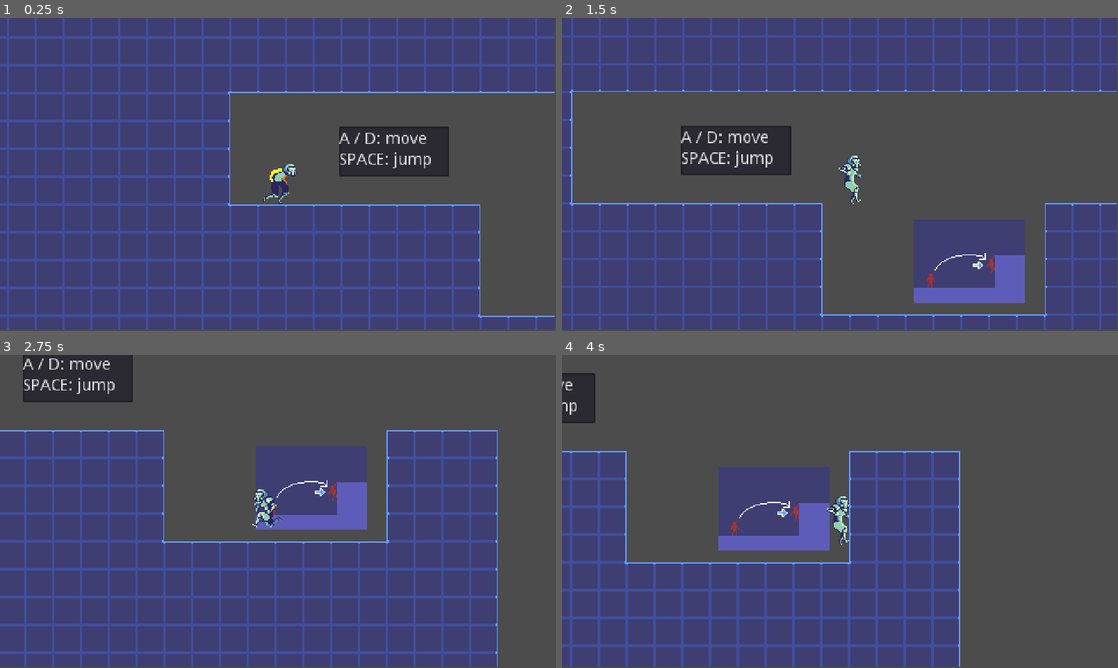
Above: before the commit, frames 1-4 (two rows, left to right).
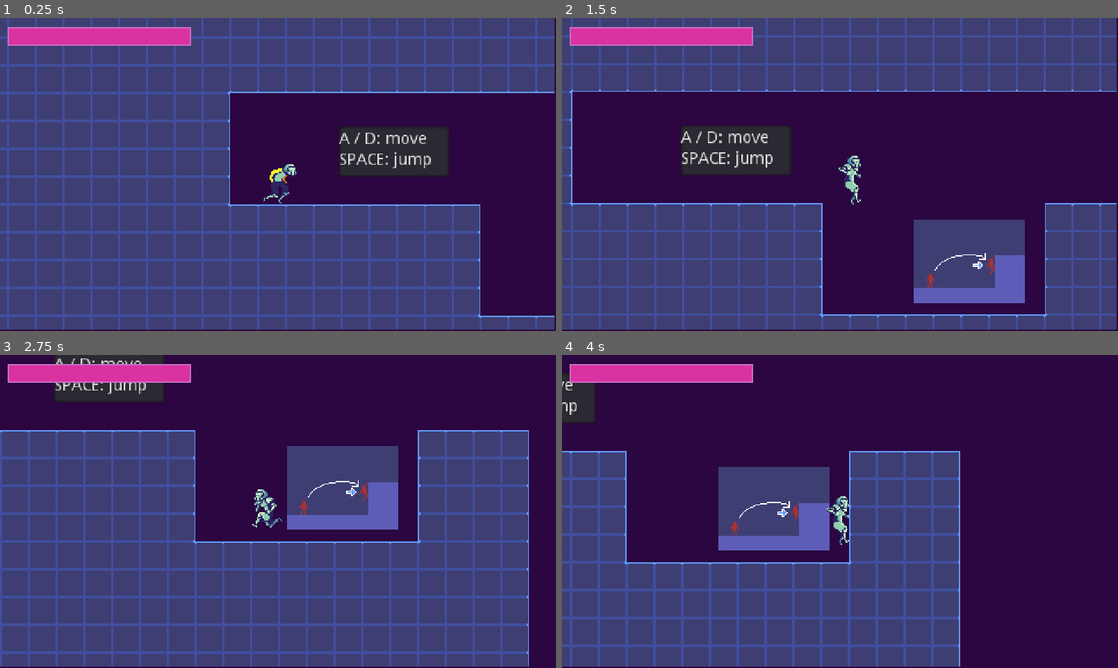
Above: after the commit, the same moments.

Repository: TKnowland/MetroidvaniaProject
Game: Godot game, scene res://scenes/world/Game.tscn
Same seed, same stepped clock (60 frames per second), same inputs: the game is played once before the commit and once after it.
Inputs:
- Up to frame 1 (0.25 s): no input
- Up to frame 2 (1.5 s): hold Right (ui_right) from 0.53 s (still down); tap Space (jump) at 0.6, 0.77, 1.07 s; tap Shift (jetpack) at 1.35 s
- Up to frame 3 (2.75 s): tap Space (jump) at 1.52, 1.55, 1.82, 2.1 s; release Right (ui_right) at 2.03 s; hold Left (ui_left) from 2.03 s (still down)
- Up to frame 4 (4 s): release Left (ui_left) at 2.78 s; hold Right (ui_right) from 2.78 s (still down); tap Shift (jetpack) at 2.85 s; tap Space (jump) at 3.02, 3.05, 3.32, 3.6, 3.77 s

The runs differ from the first frame. In frame 1, 25% of the frame differs, in the area x 0-100%, y 0-100%; in frame 2, 43%; in frame 3, 51%; in frame 4, 58%.

Commit message:
health bar

Diff:
--- a/scenes/UI/HUD.tscn
+++ b/scenes/UI/HUD.tscn
@@ -1,5 +1,38 @@
-[gd_scene format=2]
+[gd_scene load_steps=4 format=2]
+
+[ext_resource path="res://scripts/entity/player/HUD.gd" type="Script" id=1]
+
+[sub_resource type="StyleBoxFlat" id=1]
+bg_color = Color( 0.858824, 0.2, 0.631373, 1 )
+anti_aliasing = false
+
+[sub_resource type="StyleBoxFlat" id=2]
+bg_color = Color( 0.0196078, 0.0627451, 0.337255, 1 )
+border_width_left = 1
+border_width_top = 1
+border_width_right = 1
+border_width_bottom = 1
+border_color = Color( 0.776471, 0.439216, 0.780392, 1 )
+corner_detail = 6
+expand_margin_left = 1.0
+expand_margin_right = 1.0
+expand_margin_top = 1.0
+expand_margin_bottom = 1.0
+anti_aliasing = false
 
 [node name="HUD" type="Control"]
 anchor_right = 0.25
 anchor_bottom = 0.25
+script = ExtResource( 1 )
+
+[node name="CanvasLayer" type="CanvasLayer" parent="."]
+
+[node name="Health" type="ProgressBar" parent="CanvasLayer"]
+margin_left = 9.0
+margin_top = 10.0
+margin_right = 165.0
+margin_bottom = 24.0
+custom_styles/fg = SubResource( 1 )
+custom_styles/bg = SubResource( 2 )
+value = 100.0
+percent_visible = false
--- a/scenes/entity/player.tscn
+++ b/scenes/entity/player.tscn
@@ -324,10 +324,11 @@
 
 [sub_resource type="StyleBoxFlat" id=32]
 bg_color = Color( 0.164706, 0.0352941, 0.211765, 1 )
-corner_radius_top_left = 2
-corner_radius_top_right = 2
-corner_radius_bottom_right = 2
-corner_radius_bottom_left = 2
+border_width_left = 1
+border_width_top = 1
+border_width_right = 1
+border_width_bottom = 1
+border_color = Color( 0.329412, 0.784314, 0.486275, 1 )
 corner_detail = 10
 expand_margin_left = 1.0
 expand_margin_right = 1.0
@@ -337,16 +338,6 @@
 
 [sub_resource type="StyleBoxFlat" id=33]
 bg_color = Color( 0.360784, 0.121569, 0.458824, 1 )
-border_width_left = 1
-border_width_top = 1
-border_width_right = 1
-border_width_bottom = 1
-border_color = Color( 0.305882, 0.572549, 0.101961, 1 )
-border_blend = true
-corner_radius_top_left = 2
-corner_radius_top_right = 2
-corner_radius_bottom_right = 2
-corner_radius_bottom_left = 2
 corner_detail = 10
 anti_aliasing = false
 
@@ -409,6 +400,7 @@
 margin_top = -29.0
 margin_right = 17.0
 margin_bottom = -24.0
+rect_scale = Vector2( 1.00486, 1.02083 )
 theme = SubResource( 34 )
 percent_visible = false
 
--- a/scenes/world/Game.tscn
+++ b/scenes/world/Game.tscn
@@ -3,6 +3,11 @@
 [ext_resource path="res://scenes/world/Test.tscn" type="PackedScene" id=1]
 
 [node name="Game" type="Node2D"]
+
+[node name="ColorRect" type="ColorRect" parent="."]
+margin_right = 1938.0
+margin_bottom = 1106.0
+color = Color( 0.172549, 0.027451, 0.254902, 1 )
 
 [node name="ViewportContainer" type="ViewportContainer" parent="."]
 margin_left = -4.0
@@ -22,8 +27,4 @@
 
 [node name="Test" parent="ViewportContainer/Viewport" instance=ExtResource( 1 )]
 
-[node name="TextEdit" parent="ViewportContainer/Viewport/Test" index="0"]
-text = "A / D: move
-SPACE: jump"
-
 [editable path="ViewportContainer/Viewport/Test"]
--- a/scenes/world/Test.tscn
+++ b/scenes/world/Test.tscn
@@ -1,10 +1,11 @@
-[gd_scene load_steps=55 format=2]
+[gd_scene load_steps=56 format=2]
 
 [ext_resource path="res://scenes/entity/player.tscn" type="PackedScene" id=1]
 [ext_resource path="res://scenes/Camera2D.tscn" type="PackedScene" id=2]
 [ext_resource path="res://assets/background/tutorial/tutorial.png" type="Texture" id=3]
 [ext_resource path="res://assets/tiles/tileset.png" type="Texture" id=4]
 [ext_resource path="res://scripts/world/Test.gd" type="Script" id=5]
+[ext_resource path="res://scenes/UI/HUD.tscn" type="PackedScene" id=6]
 
 [sub_resource type="Theme" id=53]
 TextEdit/colors/background_color = Color( 0, 0, 0, 0 )
@@ -516,3 +517,6 @@
 margin_right = 1776.0
 margin_bottom = 922.0
 text = "skill issue"
+
+[node name="HUD" parent="." instance=ExtResource( 6 )]
+player = NodePath("../player")
--- /dev/null
+++ b/scripts/entity/player/HUD.gd
@@ -0,0 +1,11 @@
+extends Control
+
+export (NodePath) onready var player = get_node(player)
+
+onready var healthBar = get_node("CanvasLayer/Health")
+
+func _ready():
+	healthBar.max_value = player.max_health
+
+func _process(delta):
+	healthBar.value = lerp(healthBar.value, player.health, 0.4)
--- a/scripts/entity/player/player.gd
+++ b/scripts/entity/player/player.gd
@@ -3,7 +3,7 @@
 const SNAP_LENGTH = 3.0
 const SNAP_DIRECTION = Vector2.DOWN
 const MAX_SPEED = 250
-const MAX_GRAVITY = 450
+const MAX_GRAVITY = 600
 const JUMP_FORCE = -300
 const GRAVITY = 15
 const UP = Vector2(0, -1)
@@ -32,6 +32,8 @@
 var fuel = 100
 var jump_count = 0
 var terminal_velocity :bool
+var max_health = 100
+var health = max_health
 
 var snap_vector = SNAP_DIRECTION * SNAP_LENGTH
 var velocity = Vector2()
@@ -44,6 +46,8 @@
 var current_state = MOVE
 
 func _physics_process(delta):
+	if health <= 0:
+		get_tree().reload_current_scene()
 	_value_monitor()
 	ledgeGrabCancel()
 	match current_state:
@@ -149,8 +153,10 @@
 
 func landImpact():
 	if terminal_velocity:
+		terminal_velocity = false
+		print(health)
 		Global.camera._shake(.05, 5)
 		can_move = false
 		yield(get_tree().create_timer(.1), "timeout")
+		health -= 20
 		can_move = true
-		terminal_velocity = false
